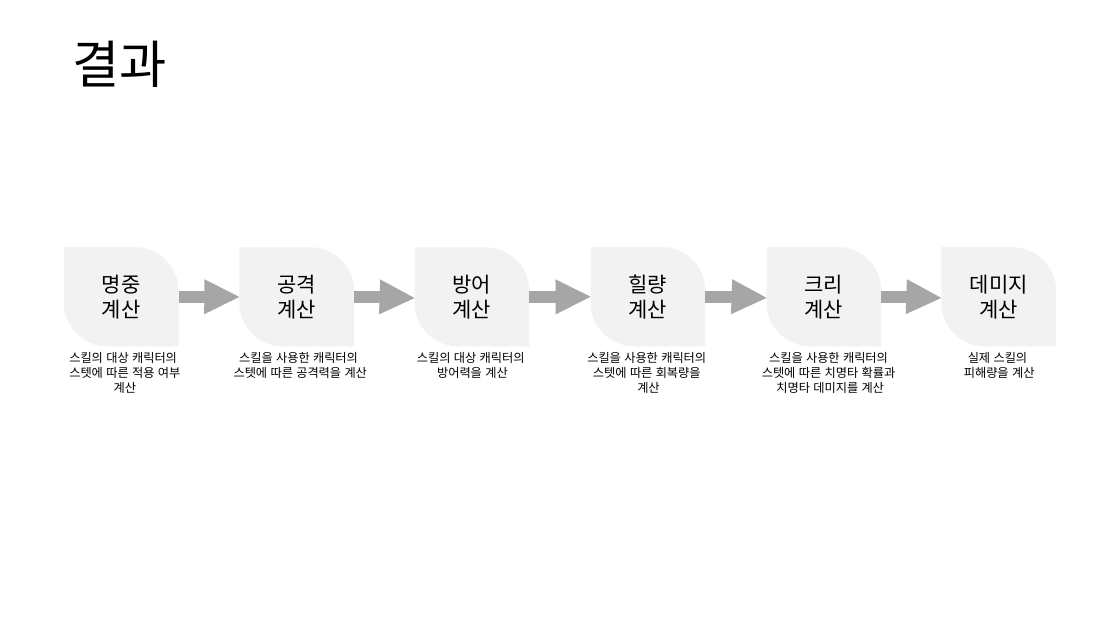
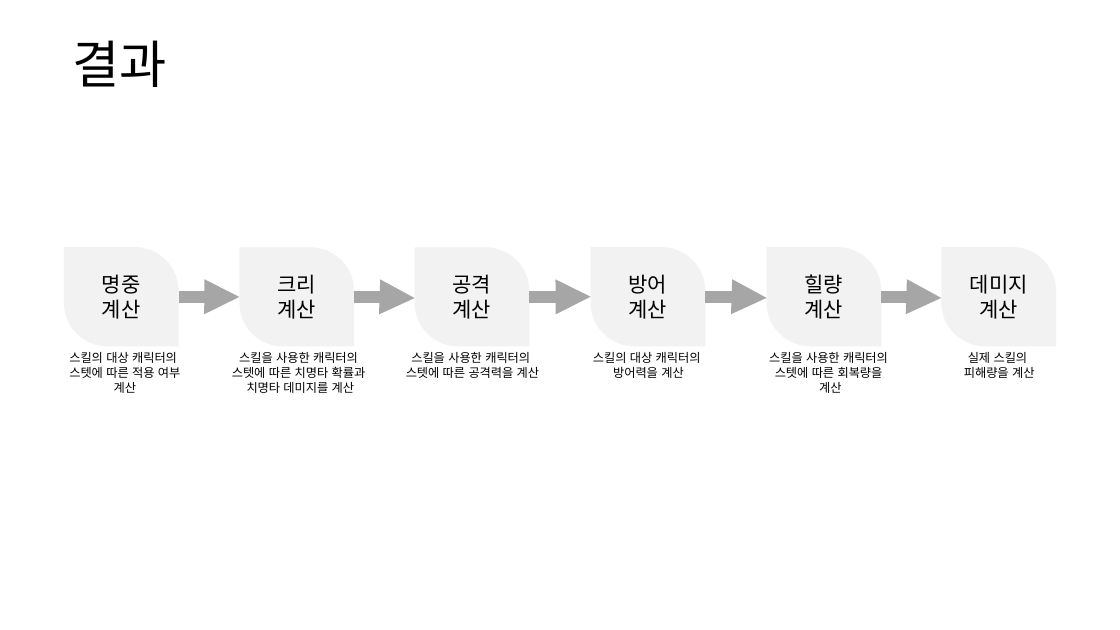
Before and after one commit to yjk0401/unityenginebasic_9th, a slide deck: slide 56 of 기획/방랑엽사전/스킬 시스템 기획서.pptx (slide 55 before the commit). Drawn at 1120x630 pixels with LibreOffice and Linux fonts; fonts in the diff are those of the drawing. Boxes give left, top, right and bottom in pixels: in the first picture for what was removed or moved away, otherwise in the second. Text is boxed around its words. In the diff, an @@ line names an element or a change of style, - is before the commit and + after.

```diff
--- a/기획/방랑엽사전/스킬 시스템 기획서.pptx
+++ b/기획/방랑엽사전/스킬 시스템 기획서.pptx
@@ text in round diag rect at (x1=277, y1=274, x2=316, y2=294): text changed @@
-공격
+크리
@@ text in round diag rect at (x1=453, y1=274, x2=492, y2=294): text changed @@
-방어
+공격
@@ text in round diag rect at (x1=629, y1=274, x2=668, y2=294): text changed @@
-힐량
+방어
@@ text in round diag rect at (x1=805, y1=274, x2=844, y2=294): text changed @@
-크리
+힐량
@@ text at (x1=406, y1=352, x2=539, y2=378): text changed @@
-스킬의 대상 캐릭터의
-방어력을 계산
+스킬을 사용한 캐릭터의
+스텟에 따른 공격력을 계산
@@ text at (x1=593, y1=352, x2=701, y2=378): text changed @@
-스킬을 사용한 캐릭터의
-스텟에 따른 회복량을
-계산
+스킬의 대상 캐릭터의
+방어력을 계산
@@ text at (x1=232, y1=366, x2=366, y2=393): text changed @@
-스텟에 따른 공격력을 계산
+스텟에 따른 치명타 확률과
+치명타 데미지를 계산
@@ text at (x1=775, y1=367, x2=883, y2=393): text changed @@
-스텟에 따른 치명타 확률과
-치명타 데미지를 계산
+스텟에 따른 회복량을
+계산
```
Also in this commit, not shown: 12 other slides changed, 2 slides added, 2 other files.
